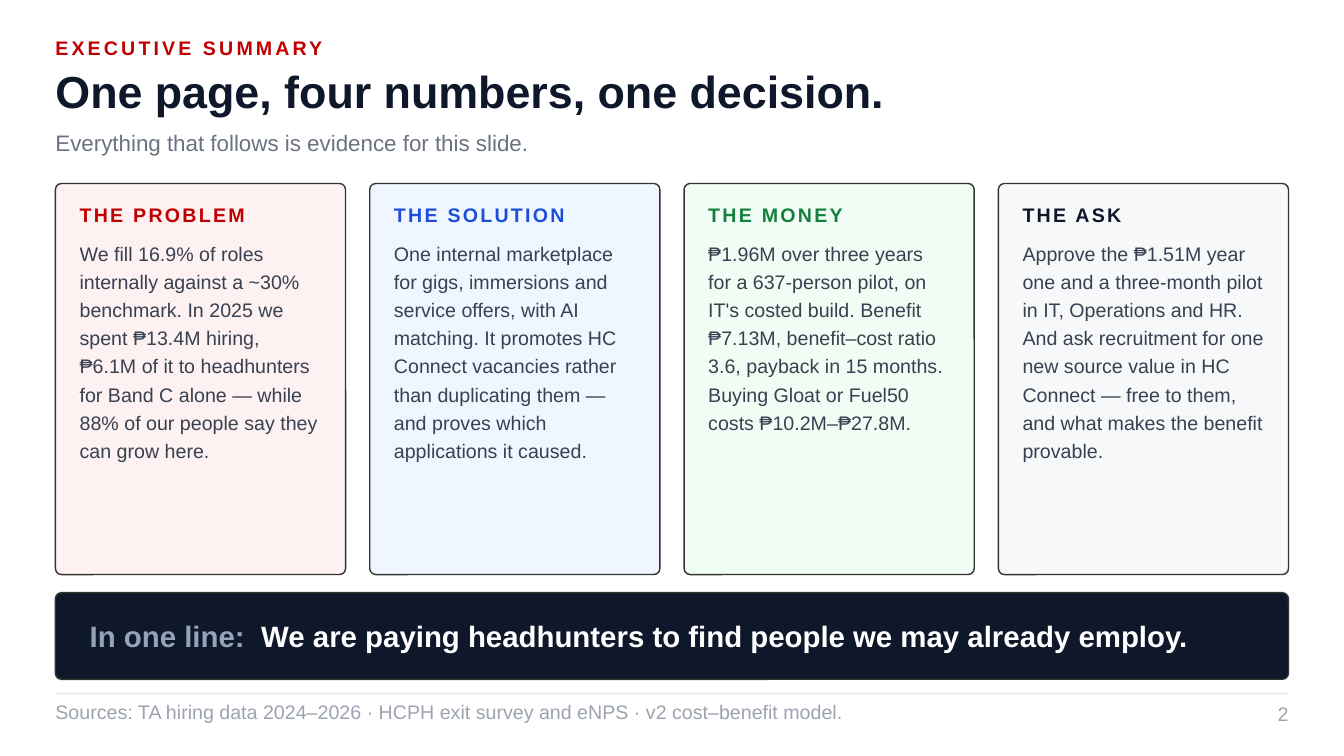
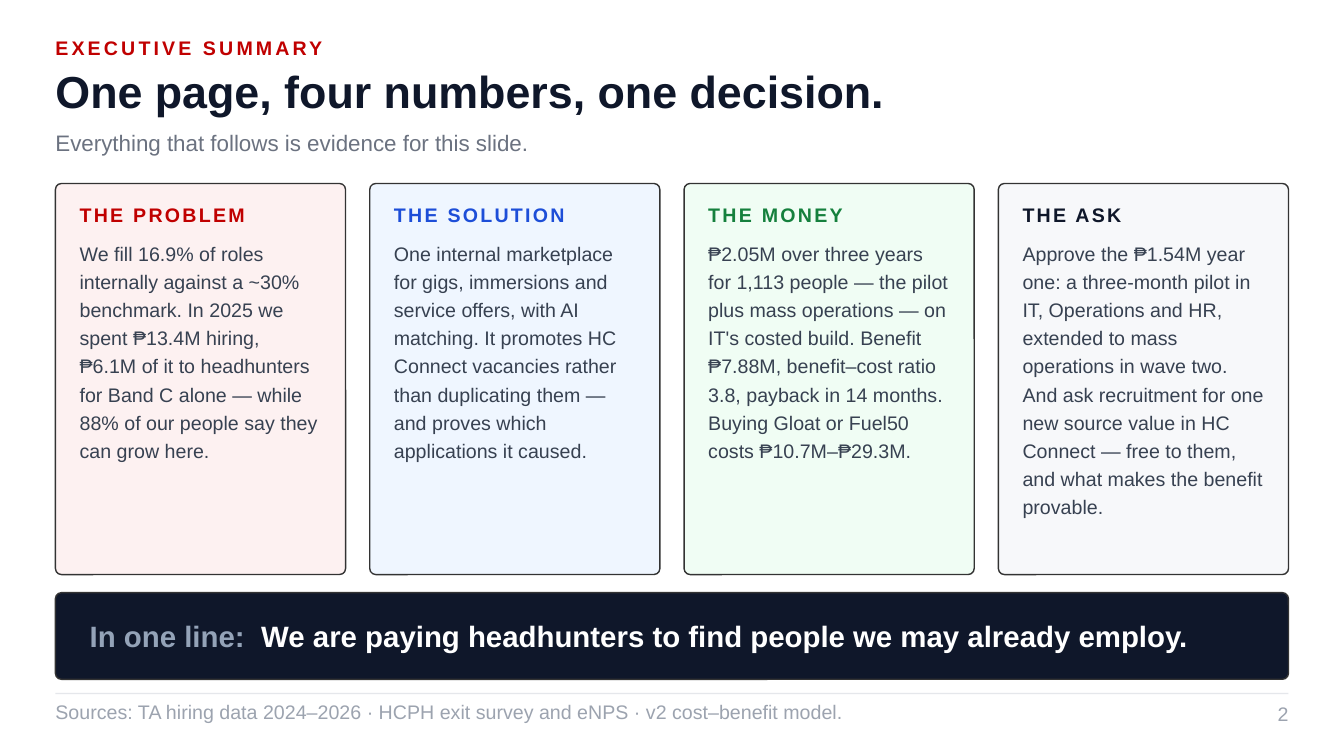
Before and after one commit to Ruffa06/Talent-Marketplace, a slide deck: slide 2 of docs/Growth_Talent_Marketplace_ALP.pptx. Drawn at 1344x756 pixels with LibreOffice and Linux fonts; fonts in the diff are those of the drawing. Boxes give left, top, right and bottom in pixels: in the first picture for what was removed or moved away, otherwise in the second. Text is boxed around its words. In the diff, an @@ line names an element or a change of style, - is before the commit and + after.

```diff
--- a/docs/Growth_Talent_Marketplace_ALP.pptx
+++ b/docs/Growth_Talent_Marketplace_ALP.pptx
@@ text at box(708, 246, 948, 458): text changed @@
-₱1.96M over three years for a 637-person pilot, on IT's costed build. Benefit ₱7.13M, benefit–cost ratio 3.6, payback in 15 months. Buying Gloat or Fuel50 costs ₱10.2M–₱27.8M.
+₱2.05M over three years for 1,113 people — the pilot plus mass operations — on IT's costed build. Benefit ₱7.88M, benefit–cost ratio 3.8, payback in 14 months. Buying Gloat or Fuel50 costs ₱10.7M–₱29.3M.
@@ text at box(1023, 246, 1264, 518): text changed @@
-Approve the ₱1.51M year one and a three-month pilot in IT, Operations and HR. And ask recruitment for one new source value in HC Connect — free to them, and what makes the benefit provable.
+Approve the ₱1.54M year one: a three-month pilot in IT, Operations and HR, extended to mass operations in wave two. And ask recruitment for one new source value in HC Connect — free to them, and what makes the benefit provable.
```
Also in this commit, not shown: 12 other slides changed, 1 slide added, 5 other files.
